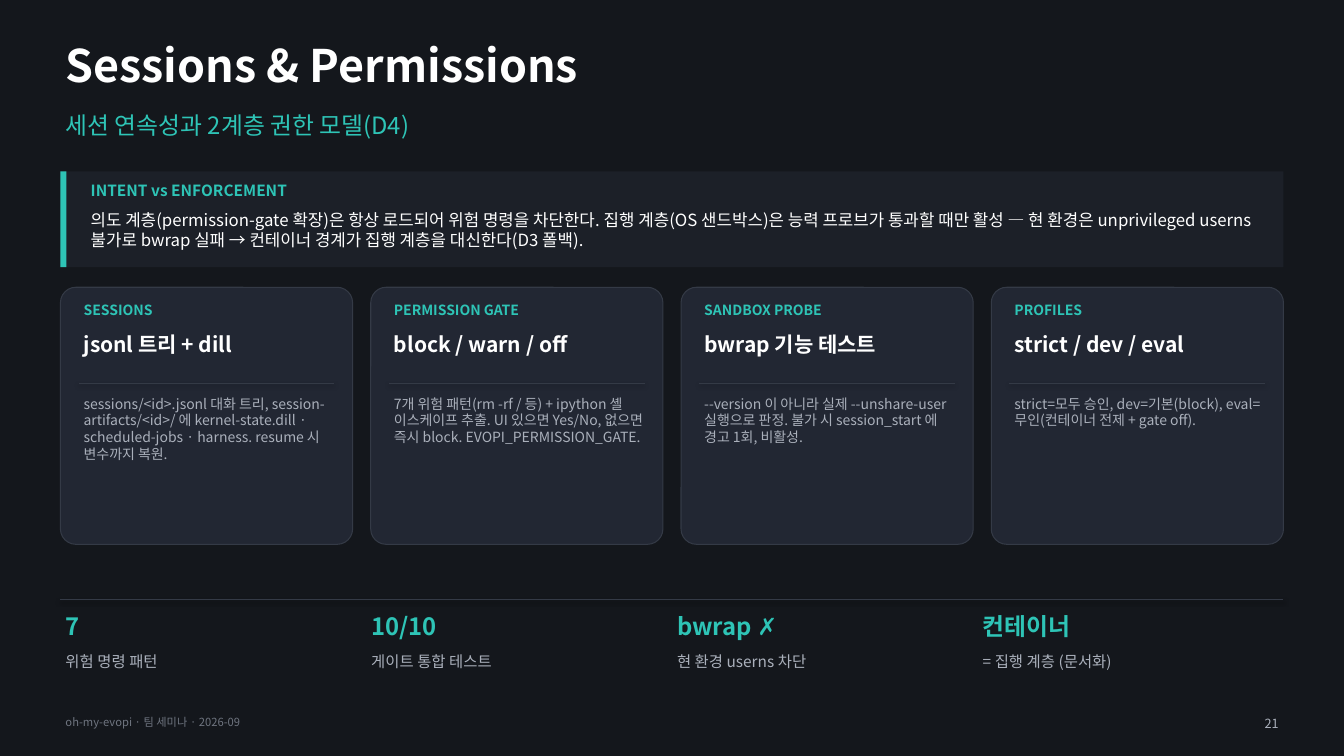
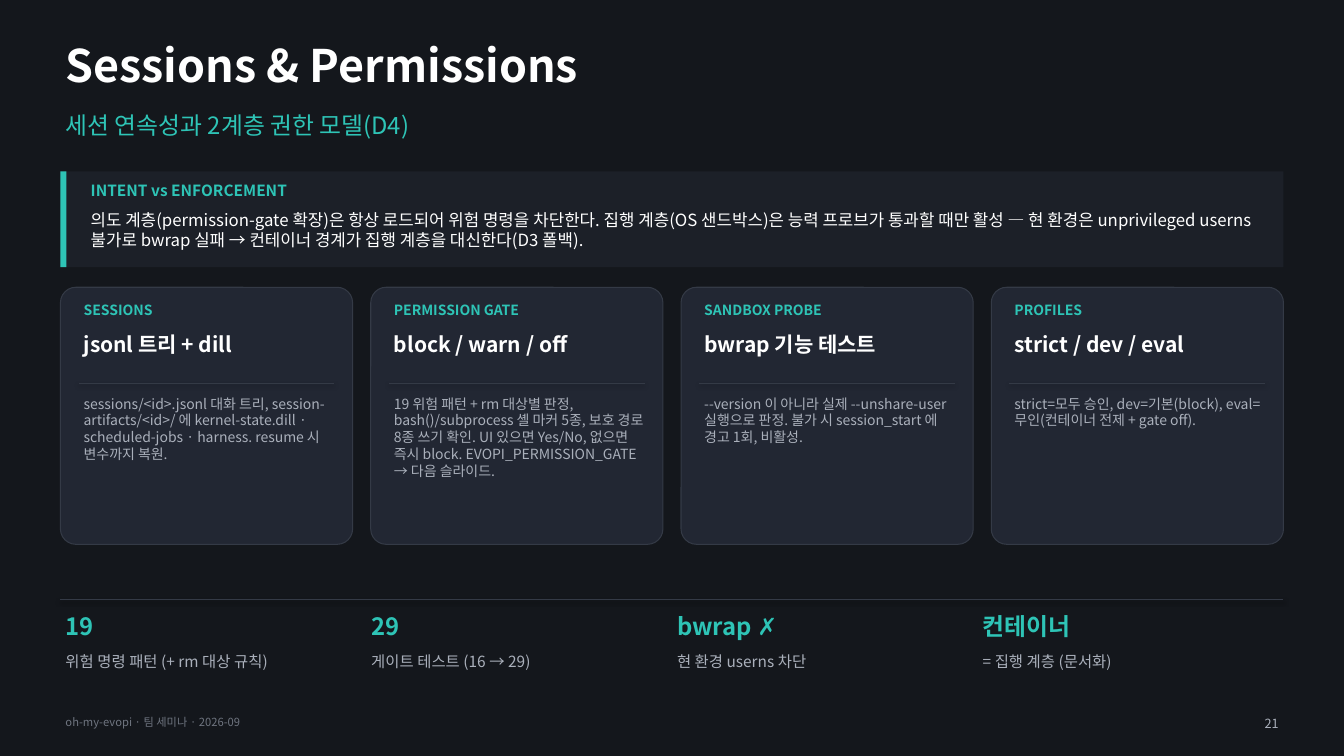
Before and after one commit to sunwoo95/oh-my-evopi, a slide deck: slide 21 of docs/seminar/evopi-architecture.pptx. Drawn at 1344x756 pixels with LibreOffice and Linux fonts; fonts in the diff are those of the drawing. Boxes give left, top, right and bottom in pixels: in the first picture for what was removed or moved away, otherwise in the second. Text is boxed around its words. In the diff, an @@ line names an element or a change of style, - is before the commit and + after.

```diff
--- a/docs/seminar/evopi-architecture.pptx
+++ b/docs/seminar/evopi-architecture.pptx
@@ text at [394, 397, 644, 477]: text changed @@
-7개 위험 패턴(rm -rf / 등) + ipython 셸 이스케이프 추출. UI 있으면 Yes/No, 없으면 즉시 block. EVOPI_PERMISSION_GATE.
+19 위험 패턴 + rm 대상별 판정, bash()/subprocess 셸 마커 5종, 보호 경로 8종 쓰기 확인. UI 있으면 Yes/No, 없으면 즉시 block. EVOPI_PERMISSION_GATE → 다음 슬라이드.
@@ text at [65, 617, 93, 636]: text changed @@
-7
+19
@@ text at [371, 617, 399, 636]: text changed @@
-10/10
+29
@@ text at [65, 654, 268, 670]: text changed @@
-위험 명령 패턴
+위험 명령 패턴 (+ rm 대상 규칙)
@@ text at [371, 654, 530, 670]: text changed @@
-게이트 통합 테스트
+게이트 테스트 (16 → 29)
```
Also in this commit, not shown: 17 other slides changed, 1 slide added, 5 other files.
